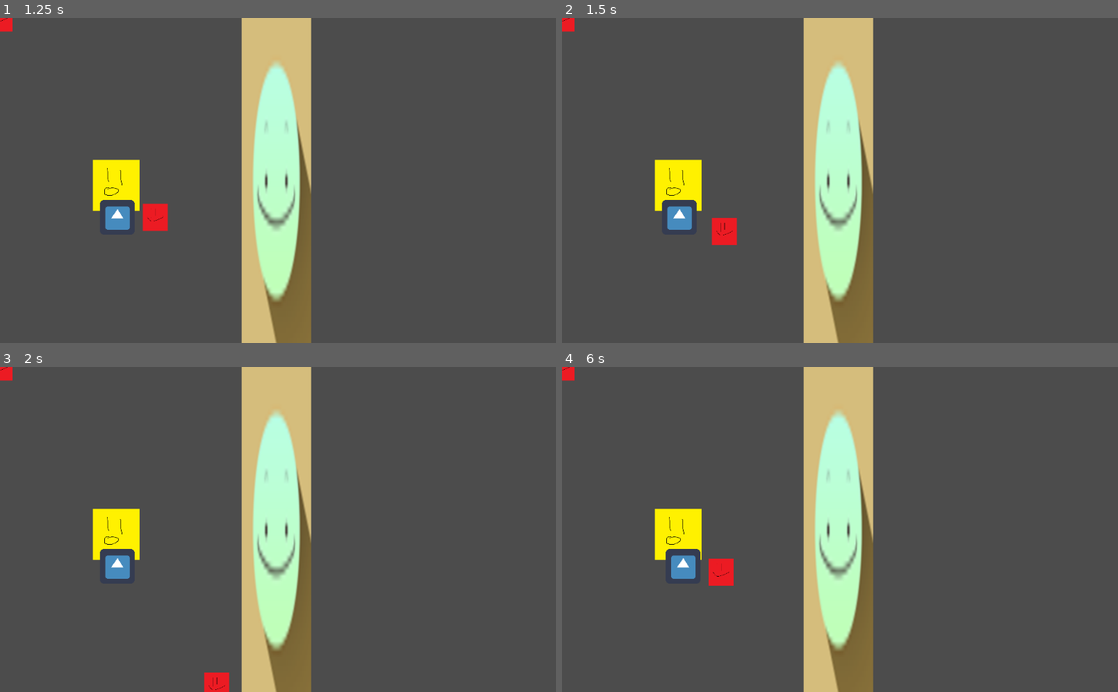
Above: before the commit, frames 1-4 (two rows, left to right).
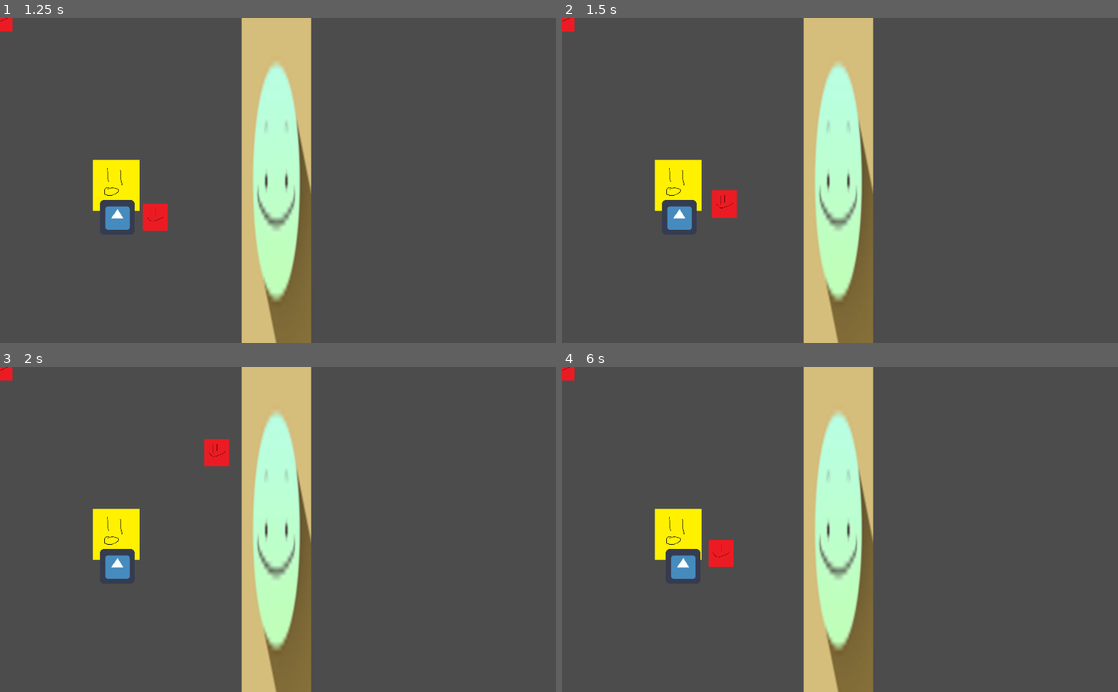
Above: after the commit, the same moments.

Repository: Lucianono/DinerWithMonster
Game: Godot game, scene res://on-site.tscn
Same seed, same stepped clock (60 frames per second), same inputs: the game is played once before the commit and once after it. The engine's default icon, where the game draws it, is replaced by a stand-in: a white triangle on a blue panel in a dark square.
Inputs (mouse positions are in pixels of both pictures, inside the frame that each line leads up to):
- Up to frame 1 (1.25 s): tap Enter at 0.5 s; move the mouse to (250, 245) at 0.52 s; hold Up (ui_up) from 0.53 s (still down); click (250, 245) at 0.67 s
- Up to frame 2 (1.5 s): keep holding Up (ui_up); tap Space at 1.25 s; move the mouse to (1006, 229) at 1.27 s; click (1006, 229) at 1.42 s
- Up to frame 3 (2 s): keep holding Up (ui_up)
- Up to frame 4 (6 s): move the mouse to (673, 480) at 2.02 s; release Up (ui_up) at 2.03 s; hold Left (ui_left) 2.03-3.53 s; click (673, 480) at 2.17 s; move the mouse to (867, 529) at 2.77 s; click (867, 529) at 2.92 s; tap Enter at 3.5 s; move the mouse to (756, 448) at 3.52 s; hold Down (ui_down) 3.53-4.28 s; click (756, 448) at 3.67 s; move the mouse to (962, 513) at 4.27 s; hold Right (ui_right) 4.28-5.03 s; click (962, 513) at 4.42 s; move the mouse to (728, 545) at 5.02 s; hold Up (ui_up) 5.03-5.78 s; click (728, 545) at 5.17 s; move the mouse to (895, 458) at 5.77 s; hold Right (ui_right) from 5.78 s (still down); click (895, 458) at 5.92 s

Frame 1 is identical in both runs. In frame 2, 0.8% of the frame differs, in the area x 26-32%, y 52-70%; in frame 3, 0.7%; in frame 4, 0.5%.

Commit message:
still dumb aiming (wip)

Diff:
--- a/ingredient-entity.gd
+++ b/ingredient-entity.gd
@@ -6,6 +6,8 @@
 var screensize
 
 var slope_vector
+var slope
+var yintercept
 
 func _ready():
 	screensize = get_viewport_rect().size
@@ -29,7 +31,7 @@
 	if isPlayerHolding && !isPlayerThrowing:
 		set_position(get_node("/root/Node2D/Caldo-player").get_position()+Vector2(70,0))
 	elif !isPlayerHolding && isPlayerThrowing:
-		set_position(position + slope_vector * delta)
+		set_position(position + Vector2(200,(slope * position.x)+yintercept) * delta)
 
 	if position.x > screensize.x || position.y > screensize.y:
 		queue_free()
@@ -38,11 +40,10 @@
 	if event is InputEventMouseButton:
 		if event.button_index == BUTTON_LEFT && isPlayerHolding:
 			if event.pressed:
-				print("ingr freed ", event.position)
+				print("ingr freed ", event.position, position)
 				isPlayerHolding = false
 				isPlayerThrowing = true
 
-				var slope = (event.position.y - position.y)/(event.position.x - position.x)
-				var yintercept = position.y - (slope * position.x)
-				slope_vector = Vector2(200,(slope * event.position.x)+yintercept)
+				slope = (position.y - event.position.y)/(event.position.x - position.x)
+				yintercept = -position.y - (slope * position.x)
 				print(slope,  " and " ,yintercept)
